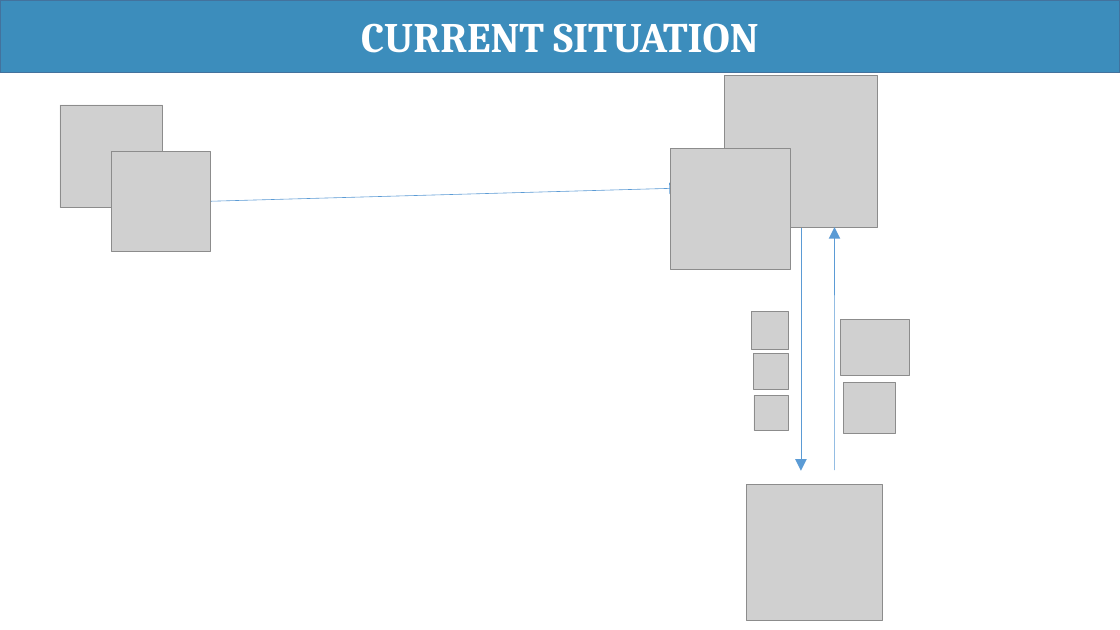
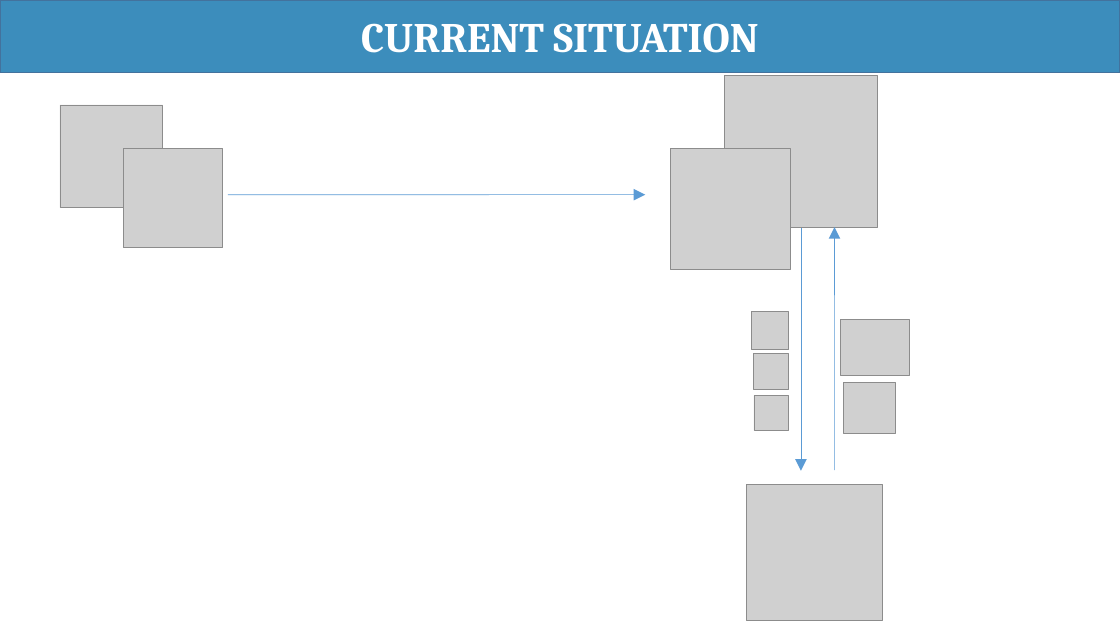
Before and after one commit to haltt051093/IMS-datacenter, a slide deck: slide 4 of Document/Presentation/IMS_20160422_Presentation.pptx. Drawn at 1120x630 pixels with LibreOffice and Linux fonts; fonts in the diff are those of the drawing; grey boxes stand for pictures. Boxes give left, top, right and bottom in pixels: in the first picture for what was removed or moved away, otherwise in the second. Text is boxed around its words. In the diff, an @@ line names an element or a change of style, - is before the commit and + after.

```diff
--- a/Document/Presentation/IMS_20160422_Presentation.pptx
+++ b/Document/Presentation/IMS_20160422_Presentation.pptx
@@ picture: place and size @@
-picture at [112, 151, 211, 250]
+picture at [124, 149, 223, 248]
@@ arrow moved from (211, 202) - (681, 188) to (228, 195) - (645, 195) @@
```
Also in this commit, not shown: 6 other slides changed, 2 slides added, 1 other file.
